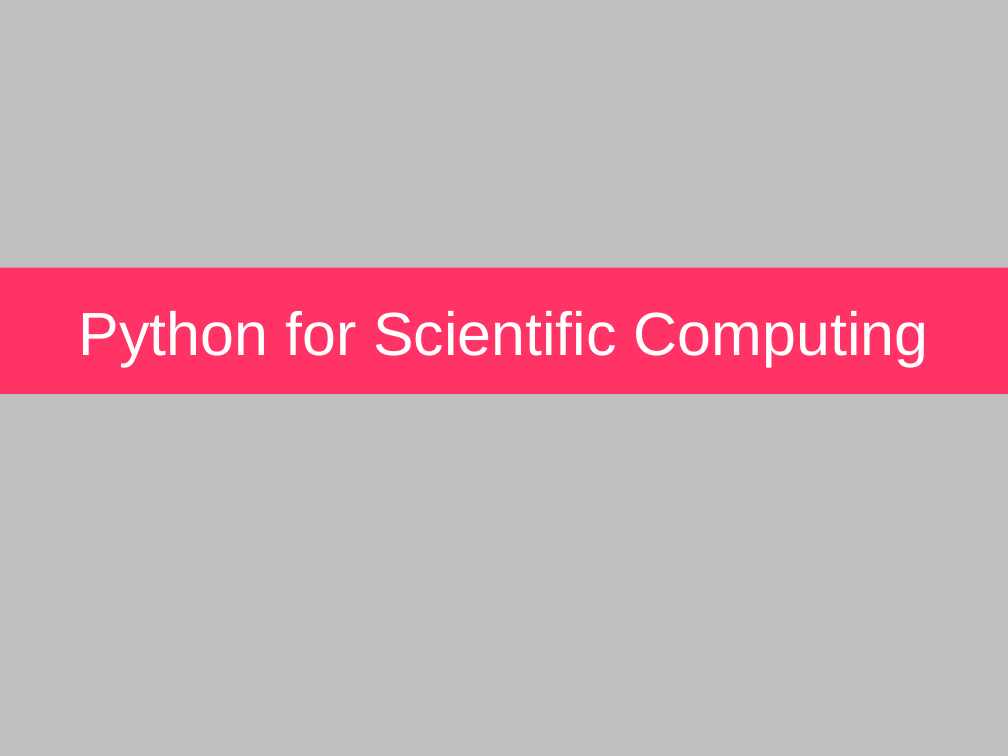
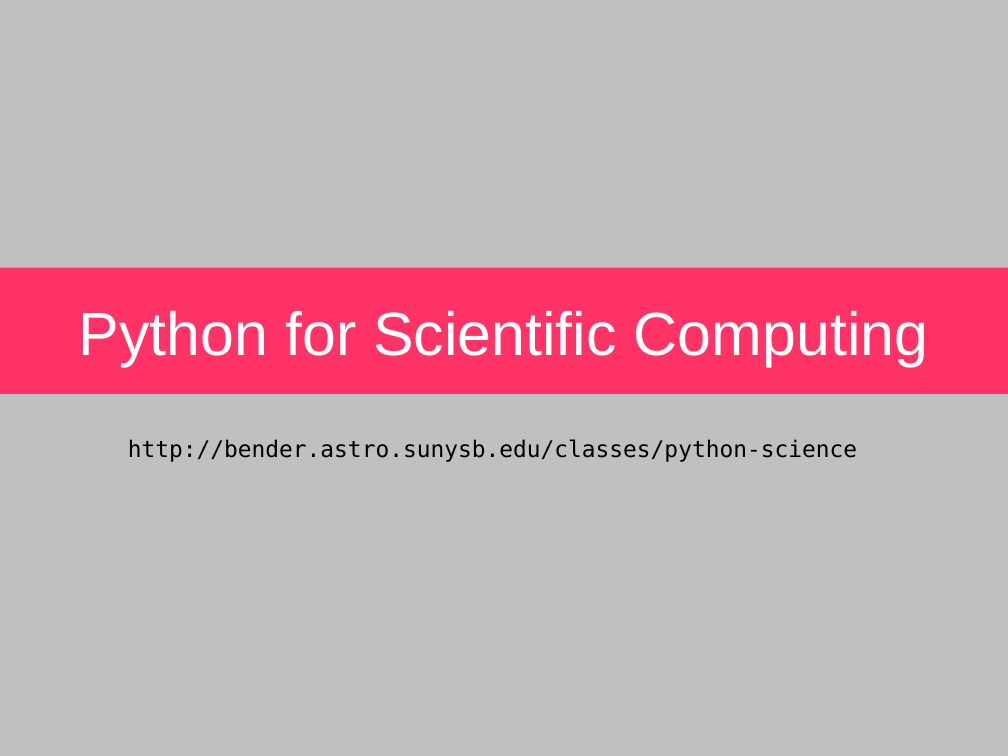
Before and after one commit to sbu-python-class/python-science, a slide deck: slide 1 of lectures/01-python/python.odp. Drawn at 1008x756 pixels with LibreOffice and Linux fonts; fonts in the diff are those of the drawing. Boxes give left, top, right and bottom in pixels: in the first picture for what was removed or moved away, otherwise in the second. Text is boxed around its words. In the diff, an @@ line names an element or a change of style, - is before the commit and + after.

```diff
--- a/lectures/01-python/python.odp
+++ b/lectures/01-python/python.odp
@@ text added at (128, 439, 857, 462), 18 pt, text #000000 @@
+http://bender.astro.sunysb.edu/classes/python-science
```
Also in this commit, not shown: 16 other slides changed, 2 slides added, 1 slide removed, 1 other file.
